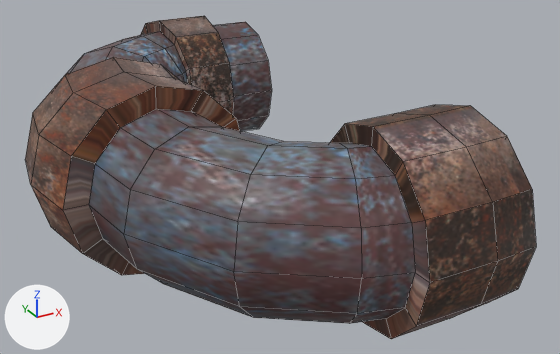
Before and after pictures for a commit that changed the FBX model Assets/Static Assets/Models/Levels and Props/Props/TPE 3_FBX.fbx.
The view is the same before and after, from a 50 mm camera at (-1.9, -6.31, 2.78) aimed at (1.39, -0.32, -0.21). The axes (+X, +Y, +Z) are drawn at lower left. The lights are the same throughout. Mesh edges are drawn as thin lines. Where no turn or scale is listed for an object, it has been applied to the vertices.

In view in the first picture: 'Tubería plataforma estática corta 1'.
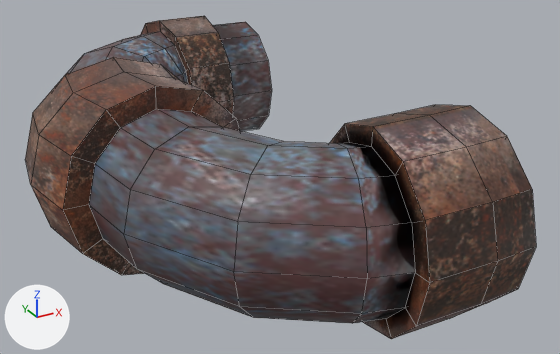
Boxes (x1, y1, x2, y2) around the edits, measured in the pictures (560 x 354 px):
```json
{"part": 1, "of": "me_beziercurve_007", "change": "built on", "before": [234, 141, 415, 324], "after": [234, 141, 415, 323]}
{"part": 2, "of": "me_beziercurve_007", "change": "surface changed", "before": [63, 21, 430, 339], "after": [63, 21, 430, 339]}
```

The change, as JSON lines over the scene's bpy script:
```json
{"op": "add", "block": "mat_terciary_material", "code": ["mat_terciary_material = principled_material('Terciary Material')", "mat_terciary_material.base_color = (0.8, 0.8, 0.8)  # white #e7e7e7"]}
{"block": "me_beziercurve_007", "where": "# used by ob_tubería_plataforma_estática_corta_1; location = (0.0, 0.0, 0.0)"}
{"op": "remove", "block": "me_beziercurve_007", "code": "me_beziercurve_007.from_pydata(...)  # 252 vertices, 240 faces; spans x -0.83..2.32, y -2.81..3.09, z -0.89..0.89"}
{"op": "add", "block": "me_beziercurve_007", "code": "me_beziercurve_007.from_pydata(...)  # 252 vertices, 254 faces; spans x -0.83..2.32, y -2.81..3.09, z -0.89..0.89"}
{"block": "me_beziercurve_007", "change": "me_beziercurve_007 part 1"}
{"block": "me_beziercurve_007", "change": "3 vertices in x 0.81..0.84, y -2.55..-2.46, z -0.35..0.34 move by (0.03, -0.01, 0.0)"}
{"block": "me_beziercurve_007", "change": "7 vertices move from x 0.94..1.36, y -2.23..-1.28, z -0.6..0.6 to x 0.96..1.32, y -2.24..-1.27, z -0.6..0.6"}
{"block": "me_beziercurve_007", "change": "1 new face joins them, mat_terciary_material (white #e7e7e7)"}
{"block": "me_beziercurve_007", "change": "12 new faces join them, mat_secondary_material (picture img_rusty_metal_2_tex_png)"}
{"block": "me_beziercurve_007", "change": "me_beziercurve_007 part 2: 72 kept faces spanning x -0.74..2.21, y -2.81..3.09, z -0.89..0.89 get new texture (UV) coordinates"}
{"op": "add", "block": "me_beziercurve_007", "code": "me_beziercurve_007.materials.append(mat_terciary_material)  # white #e7e7e7"}
```
